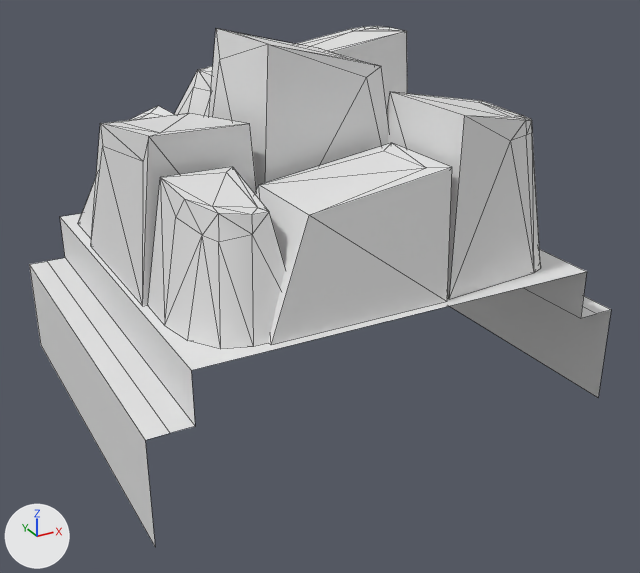
The FBX model Assets/Content/FBX/meta/meta_cliff_row2.fbx as it was, and as the next commit left it.
The view is the same before and after, from a camera (50 mm lens) standing at (-1.99, -3.81, 1.88) and looking at (0.01, -0.17, 0.06). Every picture has the same lights, and +X, +Y and +Z are marked at lower left. Mesh edges are drawn as thin lines. Where no turn or scale is listed for an object, it has been applied to the vertices.

In view in the first picture: 'meta_cliff_row2'.
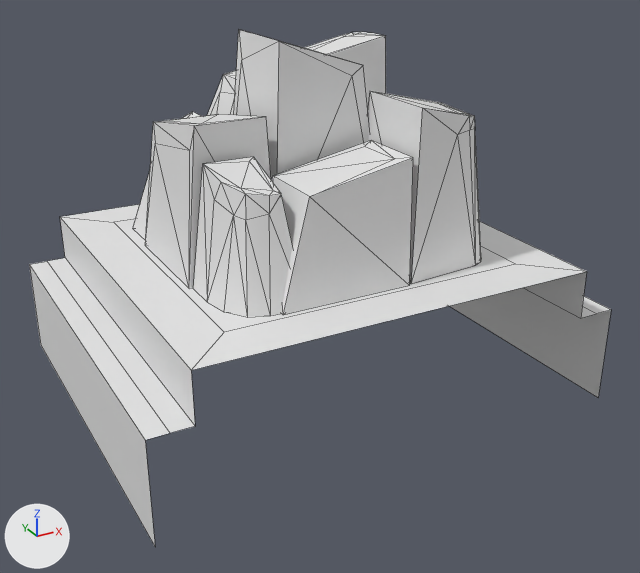
Changed parts and their boxes [x1, y1, x2, y2] in the pictures (640 x 573 px; the box of a moved part takes in the faces that stretch with it):
'meta_cliff_row2', reshaped: before [29, 26, 611, 546]; after [29, 30, 611, 546]
part 1 of me_plane_130, moved or reshaped: before [209, 29, 389, 189]; after [234, 30, 369, 179]
part 2 of me_plane_130, moved or reshaped: before [387, 92, 540, 299]; after [368, 91, 481, 284]
part 3 of me_plane_130, moved or reshaped: before [174, 26, 407, 117]; after [207, 32, 386, 116]
part 4 of me_plane_130, moved or reshaped: before [255, 143, 452, 345]; after [271, 140, 413, 315]
part 5 of me_plane_130, moved or reshaped: before [91, 113, 257, 305]; after [145, 114, 271, 288]
part 6 of me_plane_130, moved or reshaped: before [78, 106, 174, 238]; after [133, 112, 200, 241]
part 7 of me_plane_130, moved or reshaped: before [148, 167, 285, 348]; after [193, 157, 293, 317]
part 8 of me_plane_130, built on: before [60, 213, 587, 370]; after [60, 204, 587, 370]

What the commit changed:
me_plane_130 has 157 vertices, 251 faces and spans x -1.2..1.2, y -1.0..1.0, z -0.51..1.3.
me_plane_130 is used by ob_meta_cliff_row2; location (0.0, 0.0, 0.0).
Verts and faces of me_plane_130; kept vertices keep their numbers, new ones are numbered from 157.
Before the commit, vertices of me_plane_130: 1 (1.0, 1.0, 0.25), 2 (-1.0, 1.0, 0.25) at pixel (59, 216), 5 (-1.0, -1.0, 0.25) at pixel (191, 370), 6 (1.0, -1.0, 0.25) at pixel (586, 271).
me_plane_130 part 1: the loose piece of 14 vertices spanning x -0.4..0.37, y -0.38..0.39, z 0.3..1.3 is scaled about the mesh origin by (0.753, 0.753, 1).
me_plane_130 part 2: the loose piece of 24 vertices spanning x 0.24..0.94, y -0.94..-0.22, z 0.25..1.04 is scaled about the mesh origin by (0.753, 0.753, 1).
me_plane_130 part 3: the loose piece of 23 vertices spanning x -0.63..0.89, y 0.34..0.97, z 0.25..1.21 is scaled about the mesh origin by (0.753, 0.753, 1).
me_plane_130 part 4: the loose piece of 10 vertices spanning x -0.65..0.25, y -0.96..-0.34, z 0.25..0.83 is scaled about the mesh origin by (0.753, 0.753, 1).
me_plane_130 part 5: the loose piece of 12 vertices spanning x -0.97..-0.38, y -0.39..0.47, z 0.24..0.99 is scaled about the mesh origin by (0.753, 0.753, 1).
me_plane_130 part 6: the loose piece of 21 vertices spanning x -0.94..-0.43, y 0.33..0.95, z 0.25..0.83 is scaled about the mesh origin by (0.753, 0.753, 1).
me_plane_130 part 7: the loose piece of 22 vertices spanning x -0.95..-0.49, y -0.94..-0.36, z 0.24..0.83 is scaled about the mesh origin by (0.753, 0.753, 1).
Part 8, on me_plane_130:
Faces deleted: (1, 2, 5, 6).
New vertex 157 is at (0.76, -0.76, 0.25), pixel (515, 264).
New vertex 158 is at (0.76, 0.76, 0.25).
New vertex 159 is at (-0.76, -0.76, 0.25), pixel (224, 332).
New vertex 160 is at (-0.76, 0.76, 0.25), pixel (113, 222).
New faces: (157, 158, 160, 159), (5, 6, 157, 159), (1, 2, 160, 158), (1, 158, 157, 6), (2, 5, 159, 160).
